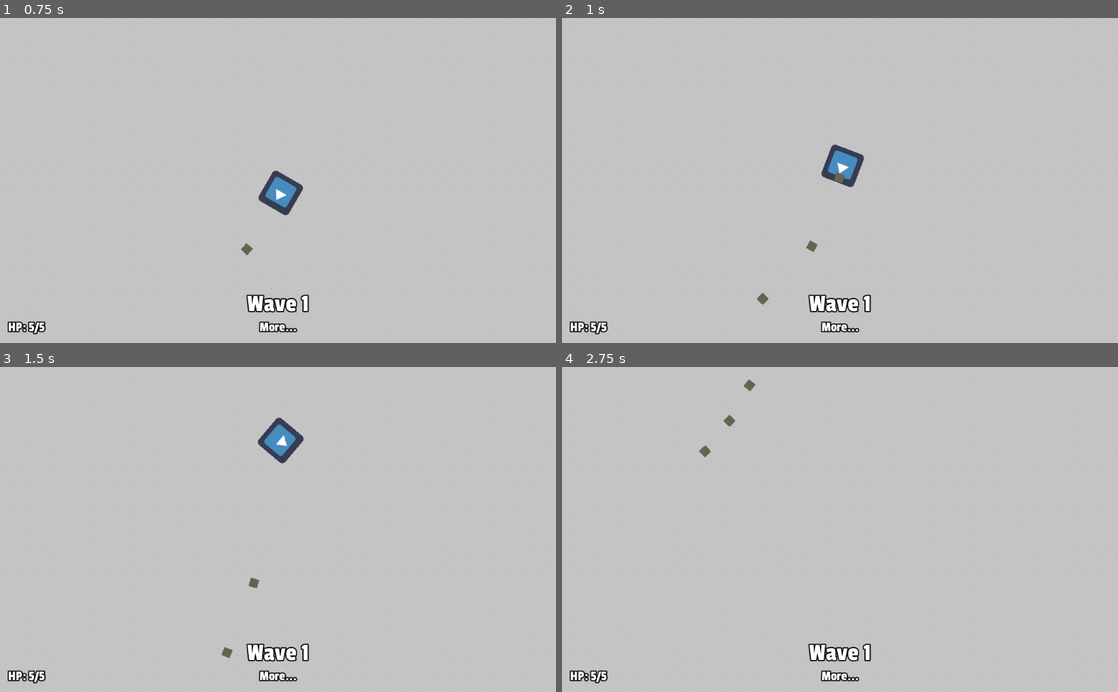
Above: before the commit, frames 1-4 (two rows, left to right).
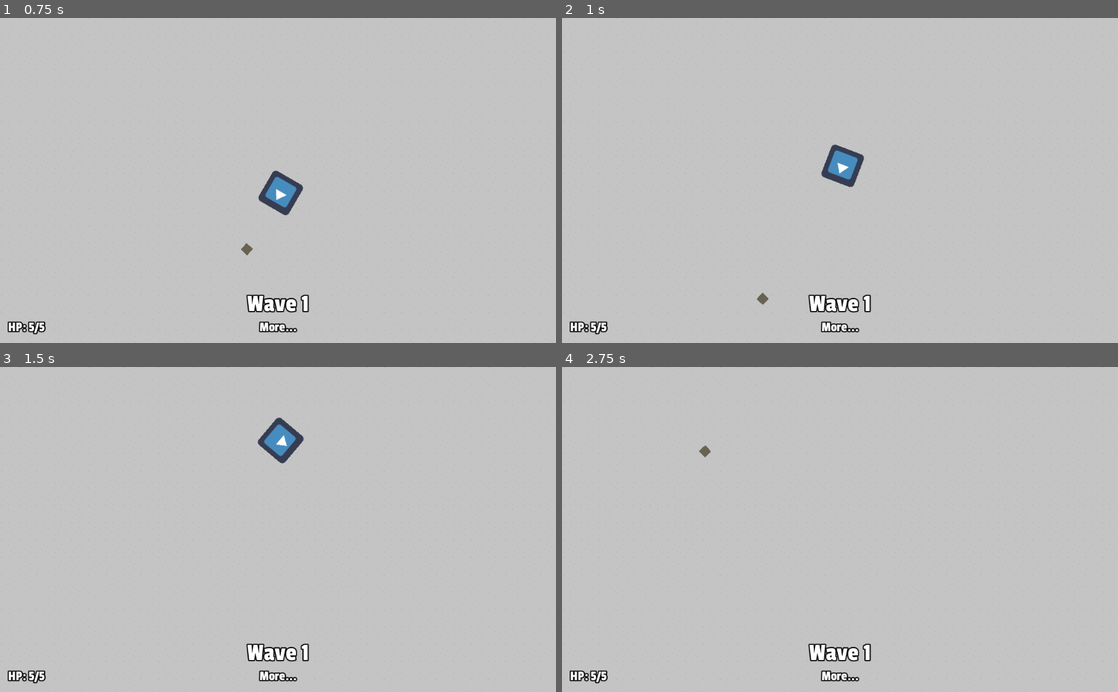
Above: after the commit, the same moments.

Repository: stuson/go-godot-4-game-jam
Game: Godot game, scene res://stages/Level.tscn
Two runs of this game, one before a commit and one after it. Both use one fixed random seed, a clock stepped at 60 frames per second and the inputs below. The engine's default icon, where the game draws it, is replaced by a stand-in: a white triangle on a blue panel in a dark square.
Inputs (mouse positions are in pixels of both pictures, inside the frame that each line leads up to):
- Up to frame 1 (0.75 s): tap Enter at 0.5 s; move the mouse to (250, 245) at 0.52 s; press the mouse at (250, 245) at 0.53 s; hold W (move_up) from 0.53 s (still down)
- Up to frame 2 (1 s): keep holding W (move_up)
- Up to frame 3 (1.5 s): keep holding W (move_up); move the mouse to (444, 578) at 1.27 s; release the mouse at (444, 578) at 1.28 s; tap Space (roll) at 1.35 s
- Up to frame 4 (2.75 s): move the mouse to (673, 480) at 2.02 s; release W (move_up) at 2.03 s; press the mouse at (673, 480) at 2.03 s; hold A (move_left) from 2.03 s (still down)

Frame 1 is identical in both runs. In frame 2, less than 0.1% of the frame differs, in the area x 43-51%, y 47-73%; in frame 3, less than 0.1%, in the area x 39-47%, y 64-90%; in frame 4, less than 0.1%.

Commit message:
Change base stats for bow

Diff:
--- a/characters/player/weapons/bow/Bow.gd
+++ b/characters/player/weapons/bow/Bow.gd
@@ -1,11 +1,11 @@
 extends Node2D
 
-const BASE_DAMAGE = 1
+const BASE_DAMAGE = 5
 
 var can_shoot = true
 var arrow: Node2D
 
-onready var rof_timer = $Timer
+onready var rof_timer = $RofTimer
 
 export(PackedScene) var Projectile
 
--- a/characters/player/weapons/bow/Bow.tscn
+++ b/characters/player/weapons/bow/Bow.tscn
@@ -7,7 +7,7 @@
 script = ExtResource( 2 )
 Projectile = ExtResource( 1 )
 
-[node name="Timer" type="Timer" parent="."]
-wait_time = 0.2
+[node name="RofTimer" type="Timer" parent="."]
+wait_time = 1.4
 
-[connection signal="timeout" from="Timer" to="." method="_on_Timer_timeout"]
+[connection signal="timeout" from="RofTimer" to="." method="_on_Timer_timeout"]
